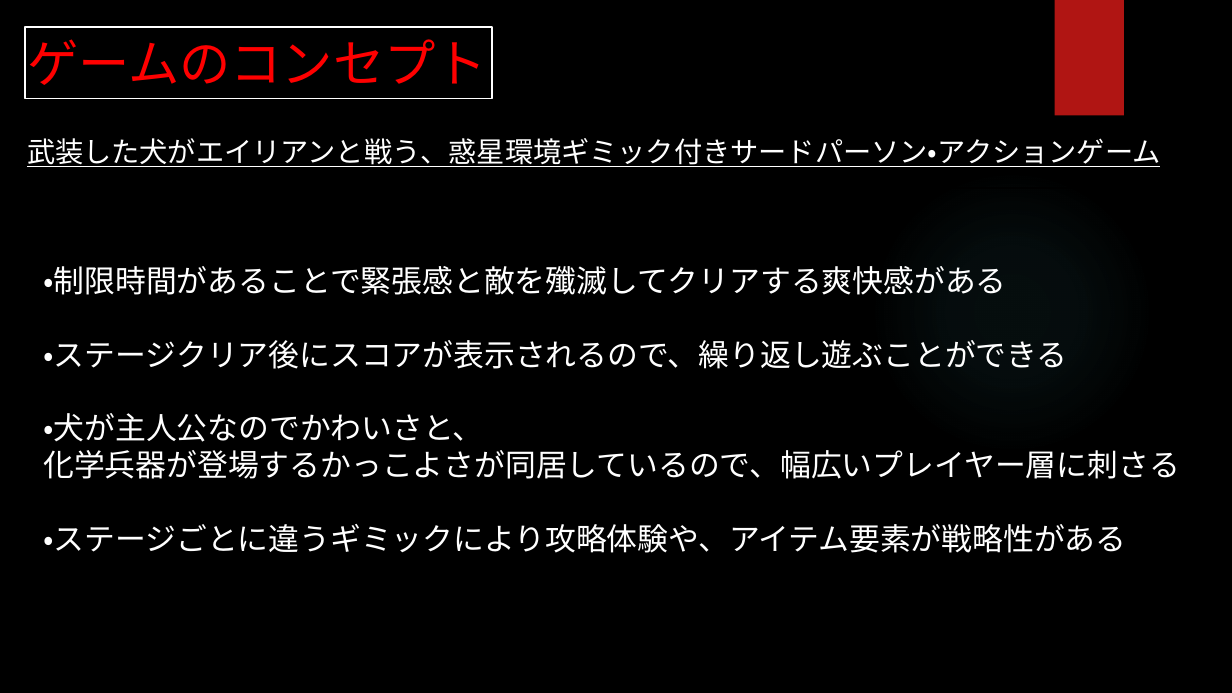
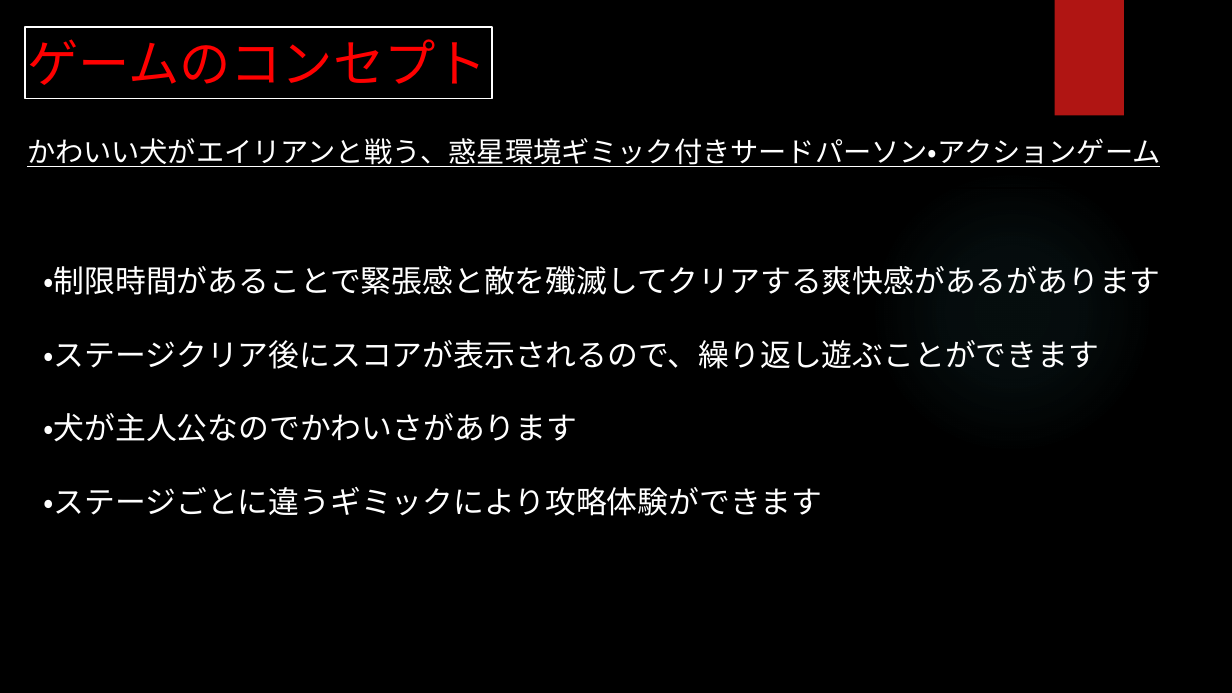
Before and after one commit to aporo1219/CreateDOG, a slide deck: slide 2 of ゲーム制作企画書.pptx. Drawn at 1232x693 pixels with LibreOffice and Linux fonts; fonts in the diff are those of the drawing; background and template pictures are left out. Boxes give left, top, right and bottom in pixels: in the first picture for what was removed or moved away, otherwise in the second. Text is boxed around its words. In the diff, an @@ line names an element or a change of style, - is before the commit and + after.

```diff
--- a/ゲーム制作企画書.pptx
+++ b/ゲーム制作企画書.pptx
@@ text at (x1=27, y1=138, x2=1161, y2=167): text changed @@
-武装した犬がエイリアンと戦う、惑星環境ギミック付きサードパーソン・アクションゲーム
+かわいい犬がエイリアンと戦う、惑星環境ギミック付きサードパーソン・アクションゲーム
@@ text at (x1=43, y1=266, x2=1160, y2=516): text changed @@
-・制限時間があることで緊張感と敵を殲滅してクリアする爽快感がある
-・ステージクリア後にスコアが表示されるので、繰り返し遊ぶことができる
-・犬が主人公なのでかわいさと、
-化学兵器が登場するかっこよさが同居しているので、幅広いプレイヤー層に刺さる
-・ステージごとに違うギミックにより攻略体験や、アイテム要素が戦略性がある
+・制限時間があることで緊張感と敵を殲滅してクリアする爽快感があるがあります
+・ステージクリア後にスコアが表示されるので、繰り返し遊ぶことができます
+・犬が主人公なのでかわいさがあります
+・ステージごとに違うギミックにより攻略体験ができます
```
Also in this commit, not shown: 2 other slides changed, 2 slides added, 1 slide removed, 2 other files.
